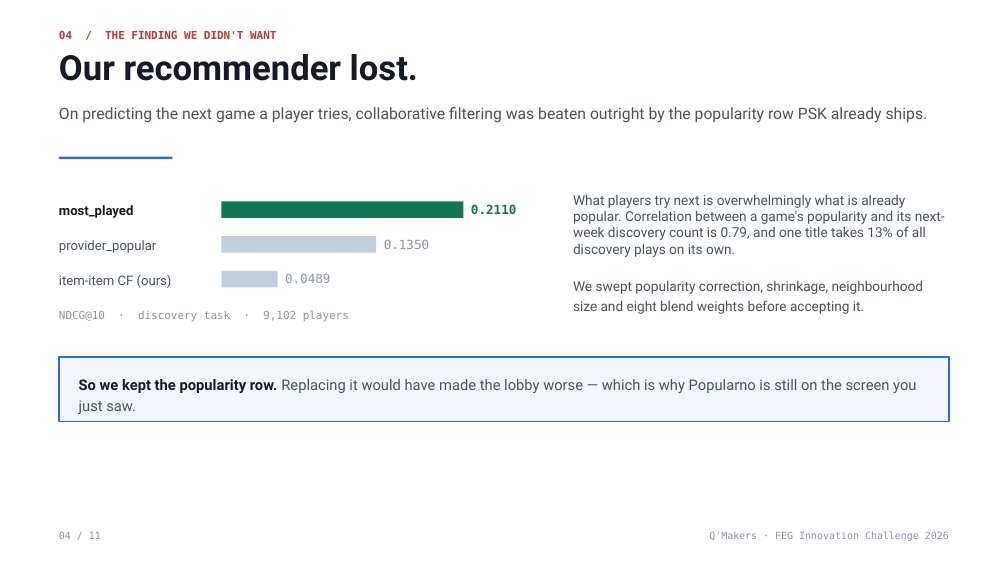
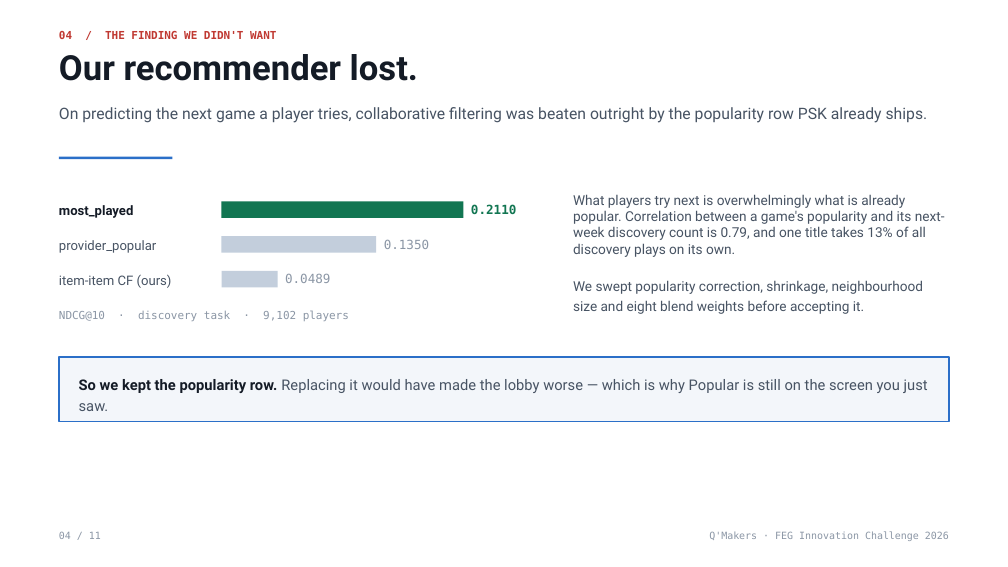
Before and after one commit to roshan5619/FEG_Hackathon, a slide deck: slide 6 of demo/presentation/QMakers_PSK_Deck.pptx. Drawn at 1008x567 pixels with LibreOffice and Linux fonts; fonts in the diff are those of the drawing. Boxes give left, top, right and bottom in pixels: in the first picture for what was removed or moved away, otherwise in the second. Text is boxed around its words. In the diff, an @@ line names an element or a change of style, - is before the commit and + after.

```diff
--- a/demo/presentation/QMakers_PSK_Deck.pptx
+++ b/demo/presentation/QMakers_PSK_Deck.pptx
@@ text at <box>79,379,928,411</box>: text changed @@
-So we kept the popularity row. Replacing it would have made the lobby worse — which is why Popularno is still on the screen you just saw.
+So we kept the popularity row. Replacing it would have made the lobby worse — which is why Popular is still on the screen you just saw.
```
Also in this commit, not shown: 2 other slides changed, 19 other files.
